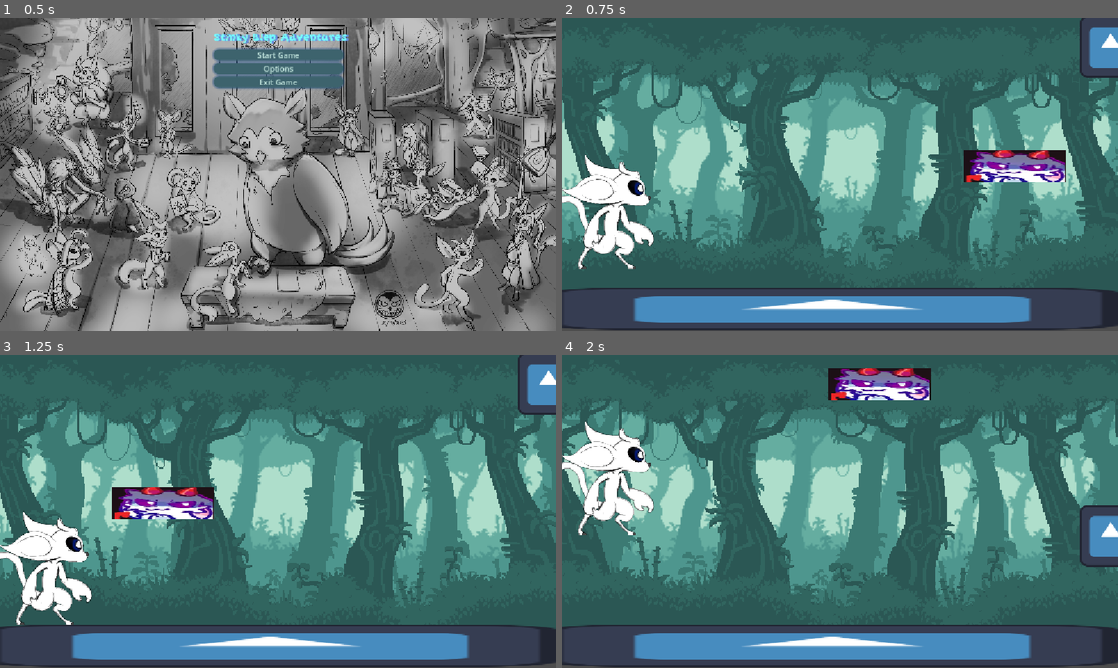
Above: before the commit, frames 1-4 (two rows, left to right).
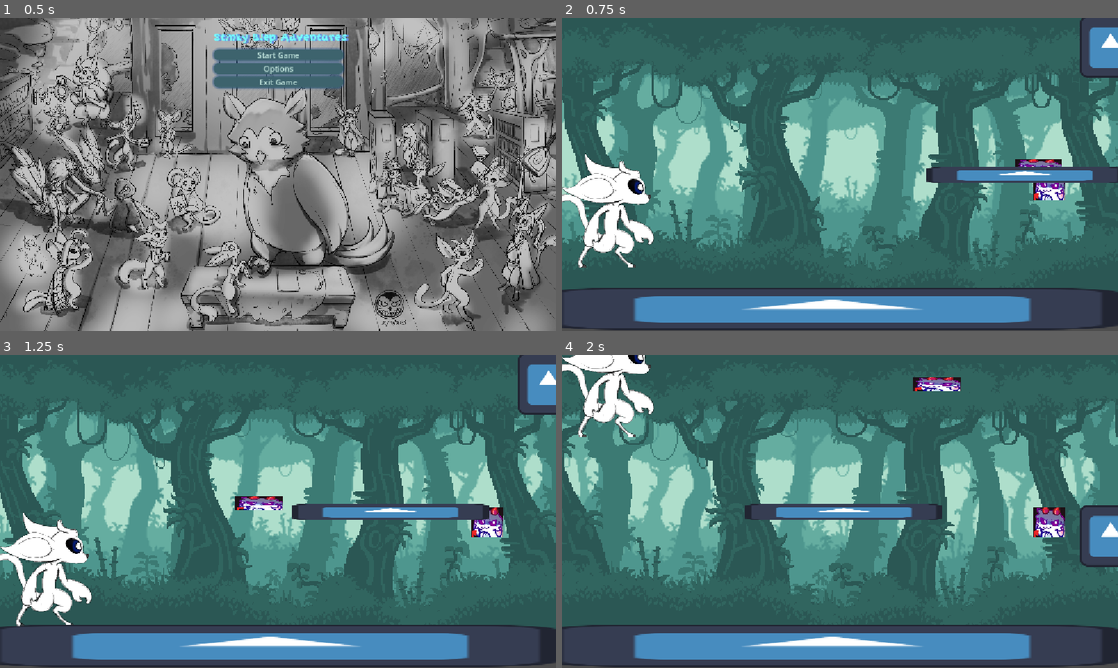
Above: after the commit, the same moments.

Repository: mentallyenifishnt/Test-repo
Game: Godot game, scene res://Scenes/mainmenu.tscn
The game is run twice, just before and just after one commit, with the same random seed, the same clock (stepped at 60 frames per second) and the same inputs. The engine's default icon, where the game draws it, is replaced by a stand-in: a white triangle on a blue panel in a dark square.
Inputs:
- Up to frame 1 (0.5 s): no input
- Up to frame 2 (0.75 s): click "Start Game" at 0.5 s
- Up to frame 3 (1.25 s): no input
- Up to frame 4 (2 s): hold Space (Jump) from 1.28 s (still down)

Frame 1 is identical in both runs. In frame 2, 3.9% of the frame differs, in the area x 0-100%, y 42-81%; in frame 3, 5.5%; in frame 4, 9.7%, in the area x 0-91%, y 0-59%.

Commit message:
added platform spawner

Diff:
--- a/Scenes/Bullet Test.tscn
+++ b/Scenes/Bullet Test.tscn
@@ -4,10 +4,11 @@
 [ext_resource type="Texture2D" uid="uid://kfw4l5k24qmb" path="res://Images/Sprites/Screenshot 2026-11-21 214158.png" id="2_d2eoa"]
 
 [node name="BulletTest" type="Node2D" unique_id=174613459]
+scale = Vector2(0.15, 0.045)
 
 [node name="CharacterBody2D" type="CharacterBody2D" parent="." unique_id=1826204410]
 script = ExtResource("1_wbvq0")
-BulletVelocity = 20.0
+BulletVelocity = 100.0
 
 [node name="Timer" type="Timer" parent="CharacterBody2D" unique_id=314288057]
 wait_time = 3.0
@@ -16,7 +17,6 @@
 
 [node name="Sprite2D" type="Sprite2D" parent="CharacterBody2D" unique_id=536954304]
 position = Vector2(0.9999962, 0)
-scale = Vector2(0.32267886, 0.105)
 texture = ExtResource("2_d2eoa")
 
 [connection signal="timeout" from="CharacterBody2D/Timer" to="CharacterBody2D" method="_on_timer_timeout"]
--- a/Scenes/Level One.tscn
+++ b/Scenes/Level One.tscn
@@ -4,6 +4,7 @@
 [ext_resource type="PackedScene" uid="uid://cqs0fv8ytarnj" path="res://Scenes/Player.tscn" id="1_wss3j"]
 [ext_resource type="Texture2D" uid="uid://d04aeigorso2u" path="res://Images/Sprites/icon.svg" id="2_smgeq"]
 [ext_resource type="PackedScene" uid="uid://c8dmgyaxv66om" path="res://Scenes/SpawnerTest.tscn" id="4_mmujx"]
+[ext_resource type="PackedScene" uid="uid://dx7hjwyihmspf" path="res://Scenes/PlatformSpawner.tscn" id="5_wpeww"]
 
 [sub_resource type="RectangleShape2D" id="RectangleShape2D_n3rge"]
 size = Vector2(124.99997, 128.94737)
@@ -15,12 +16,12 @@
 
 [node name="Player" parent="." unique_id=603263584 instance=ExtResource("1_wss3j")]
 position = Vector2(106, 414)
-JumpForce = 6.0
+JumpForce = 9.0
 JumpForceMultiplier = 100.0
 GravityScale = 1.0
 JumpCutForce = 1.5
 
-[node name="platform" type="StaticBody2D" parent="." unique_id=412011969]
+[node name="platform" type="StaticBody2D" parent="." unique_id=412011969 groups=["ground"]]
 position = Vector2(560, 602)
 scale = Vector2(9.3, 0.675)
 metadata/_edit_group_ = true
@@ -32,5 +33,13 @@
 position = Vector2(1.5, 1.3157959)
 shape = SubResource("RectangleShape2D_n3rge")
 
+[node name="Node2D" type="Node2D" parent="platform" unique_id=156190550]
+position = Vector2(-48.49462, -108.14815)
+
 [node name="gun" parent="." unique_id=1356526119 instance=ExtResource("4_mmujx")]
 position = Vector2(1137, 307)
+
+[node name="PlatformSpawner" parent="." unique_id=931442964 instance=ExtResource("5_wpeww")]
+position = Vector2(1008.99994, 324.99997)
+MaxPosition = 300.0
+MinPosition = 500.0
--- /dev/null
+++ b/Scenes/Platform.tscn
@@ -0,0 +1,28 @@
+[gd_scene format=3 uid="uid://m7yeuqk3ioq6"]
+
+[ext_resource type="Script" uid="uid://bi565kbnwiabp" path="res://Scripts/Platform.gd" id="1_8n7cf"]
+[ext_resource type="Texture2D" uid="uid://d04aeigorso2u" path="res://Images/Sprites/icon.svg" id="2_kti7u"]
+
+[sub_resource type="RectangleShape2D" id="RectangleShape2D_1405d"]
+size = Vector2(126.53067, 103.70372)
+
+[node name="Platform" type="CharacterBody2D" unique_id=470520921 groups=["Platform"]]
+scale = Vector2(3.185, 0.27)
+platform_on_leave = 2
+platform_floor_layers = 0
+script = ExtResource("1_8n7cf")
+MoveSpeed = 5.0
+
+[node name="Sprite2D" type="Sprite2D" parent="." unique_id=1191534488]
+texture = ExtResource("2_kti7u")
+
+[node name="Timer" type="Timer" parent="." unique_id=1730680706]
+wait_time = 30.0
+
+[node name="CollisionShape2D" type="CollisionShape2D" parent="." unique_id=968568867]
+position = Vector2(0.31397176, -1.1368684e-13)
+scale = Vector2(0.99999946, 0.99999976)
+shape = SubResource("RectangleShape2D_1405d")
+one_way_collision = true
+
+[connection signal="timeout" from="Timer" to="." method="_on_timer_timeout"]
--- /dev/null
+++ b/Scenes/PlatformSpawner.tscn
@@ -0,0 +1,14 @@
+[gd_scene format=3 uid="uid://dx7hjwyihmspf"]
+
+[ext_resource type="Texture2D" uid="uid://kfw4l5k24qmb" path="res://Images/Sprites/Screenshot 2026-11-21 214158.png" id="1_cxaol"]
+[ext_resource type="Script" uid="uid://6k2k7uuknmx0" path="res://Scripts/Spawner Test.gd" id="1_v4tsq"]
+[ext_resource type="PackedScene" uid="uid://m7yeuqk3ioq6" path="res://Scenes/Platform.tscn" id="2_v4tsq"]
+
+[node name="PlatformSpawner" type="Node2D" unique_id=1356526119]
+scale = Vector2(0.1, 0.1)
+script = ExtResource("1_v4tsq")
+MoveTime = 5.0
+SpawnScene = ExtResource("2_v4tsq")
+
+[node name="Sprite2D" type="Sprite2D" parent="." unique_id=1051476536]
+texture = ExtResource("1_cxaol")
--- a/Scenes/Player.tscn
+++ b/Scenes/Player.tscn
@@ -14,12 +14,12 @@
 "speed": 5.0
 }]
 
-[sub_resource type="CapsuleShape2D" id="CapsuleShape2D_n3rge"]
-radius = 164.0
-height = 744.0
+[sub_resource type="RectangleShape2D" id="RectangleShape2D_wpeww"]
+size = Vector2(284, 776)
 
 [node name="Player" type="CharacterBody2D" unique_id=603263584]
 scale = Vector2(0.25, 0.25)
+platform_on_leave = 2
 script = ExtResource("1_kyqiw")
 
 [node name="AnimatedSprite2D" type="AnimatedSprite2D" parent="." unique_id=1991714398]
@@ -32,4 +32,5 @@
 flip_h = true
 
 [node name="CollisionShape2D" type="CollisionShape2D" parent="." unique_id=1472144992]
-shape = SubResource("CapsuleShape2D_n3rge")
+position = Vector2(-18, -28)
+shape = SubResource("RectangleShape2D_wpeww")
--- a/Scenes/SpawnerTest.tscn
+++ b/Scenes/SpawnerTest.tscn
@@ -8,7 +8,7 @@
 script = ExtResource("1_dcp05")
 MinPosition = 700.0
 MoveTime = 1.0
-BulletScene = ExtResource("2_r73m3")
+SpawnScene = ExtResource("2_r73m3")
 
 [node name="Sprite2D" type="Sprite2D" parent="." unique_id=1051476536]
 texture = ExtResource("2_r3f04")
--- a/Scenes/shoot_bullet_test.tscn
+++ /dev/null
@@ -1,9 +0,0 @@
-[gd_scene format=3 uid="uid://dmr7qc2531566"]
-
-[ext_resource type="PackedScene" uid="uid://c8dmgyaxv66om" path="res://Scenes/SpawnerTest.tscn" id="1_efmtm"]
-
-[node name="Shoot Bullet Test" type="Node2D" unique_id=726359943]
-
-[node name="Node2D" parent="." unique_id=1356526119 instance=ExtResource("1_efmtm")]
-position = Vector2(1003, 324)
-MoveTime = 3.0
--- /dev/null
+++ b/Scripts/Platform.gd
@@ -0,0 +1,10 @@
+extends CharacterBody2D
+
+@export var MoveSpeed: float
+
+func _physics_process(delta: float) -> void:
+	position.x -= MoveSpeed
+	pass
+
+func _on_timer_timeout() -> void:
+	queue_free()
--- a/Scripts/Spawner Test.gd
+++ b/Scripts/Spawner Test.gd
@@ -4,7 +4,7 @@
 @export var MoveTime: float
 var _moveTimer: float
 
-@export var BulletScene: PackedScene
+@export var SpawnScene: PackedScene
 
 func _ready() -> void:
 	_movePosition()
@@ -16,7 +16,7 @@
 
 
 func _movePosition():
-	var bullet = BulletScene.instantiate()
+	var bullet = SpawnScene.instantiate()
 	#sets the bullets spawn position to the shooters current position
 	bullet.global_position = global_position
 	#spawns bullet
--- a/Scripts/player.gd
+++ b/Scripts/player.gd
@@ -6,8 +6,14 @@
 @export var JumpCutForce: float
 
 func _physics_process(delta: float) -> void:
+	move_and_slide()
 	var trueJumpForce = JumpForce * JumpForceMultiplier
-	if not is_on_floor():
+	if is_on_floor():
+		var platform = get_last_slide_collision()
+		if platform and platform.get_collider().is_in_group("Platform"):
+			var platformSpeed = platform.get_collider().MoveSpeed
+			position.x += platformSpeed
+	else:
 		velocity += get_gravity() * GravityScale * delta
 
 	if Input.is_action_just_pressed("Jump") and is_on_floor():
@@ -15,5 +21,3 @@
 
 	if velocity.y < 0 and Input.is_action_pressed("Jump") == false:
 		velocity.y /= JumpCutForce
-
-	move_and_slide()
Not shown, added: Scripts/Platform.gd.uid
